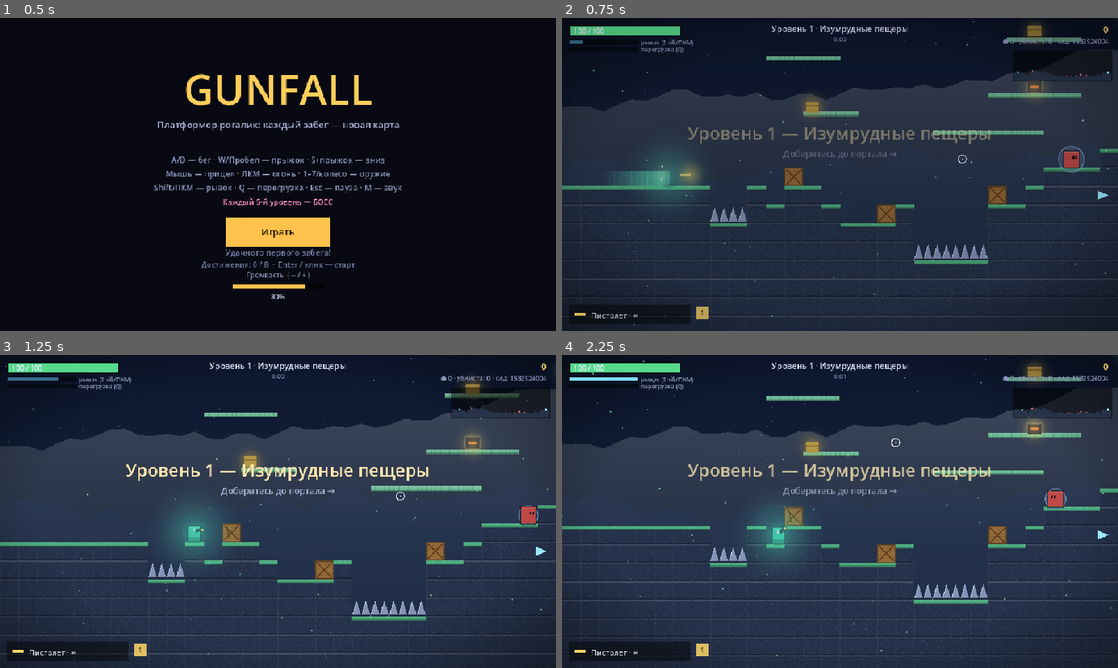
Above: before the commit, frames 1-4 (two rows, left to right).
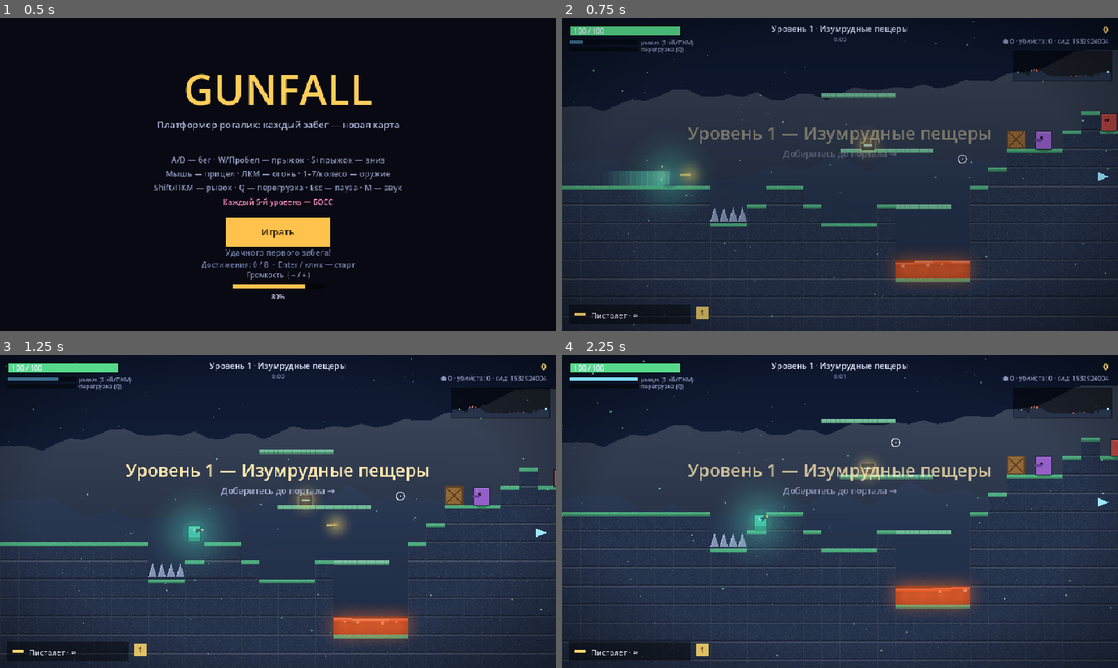
Above: after the commit, the same moments.

Repository: agent-carl/probable-enigma
Game: Godot game, scene res://Main.tscn
Same seed, same stepped clock (60 frames per second), same inputs: the game is played once before the commit and once after it.
Inputs (mouse positions are in pixels of both pictures, inside the frame that each line leads up to):
- Up to frame 1 (0.5 s): no input
- Up to frame 2 (0.75 s): tap Enter at 0.5 s; move the mouse to (962, 158) at 0.52 s; hold D from 0.53 s (still down); hold Shift from 0.53 s (still down); click (962, 158) at 0.67 s
- Up to frame 3 (1.25 s): keep holding D; keep holding Shift; tap Space at 0.77, 1.07 s
- Up to frame 4 (2.25 s): move the mouse to (728, 527) at 1.27 s; release D at 1.28 s; release Shift at 1.28 s; hold S 1.28-2.03 s; tap Q at 1.35 s; tap Space at 1.52, 1.82 s; move the mouse to (895, 442) at 2.02 s; hold D from 2.03 s (still down); tap 1 at 2.1 s

Frame 1 is identical in both runs. In frame 2, 6.2% of the frame differs, in the area x 33-100%, y 1-86%; in frame 3, 6.5%; in frame 4, 12%, in the area x 0-100%, y 2-98%.

Commit message:
Add glowing lava/acid hazard pools
Some pits now fill with lava instead of spikes (chance scales with
level). Lava is a non-blocking hazard tile: the player falls in, takes
damage and is bounced out, with splashing particles. Each theme has its
own hazard color — orange lava, green acid, blue plasma — and the pools
bubble, glow with an animated surface, and emit warm dynamic light onto
the surrounding terrain (ties into the lighting pass).

Generation keeps lava columns inside spike_cols so enemy/boss/crate
placement still avoids them; the floor tile below lava stays solid.
Passability tests updated to treat lava pits as jumpable hazards, plus a
new section covering lava generation, tile properties and overlap.

Co-Authored-By: Claude Opus 4.8 <noreply@anthropic.com>
Claude-Session: https://claude.ai/code/session_01CUUtNpiNcdpS7KL7R6tZmp

Diff:
--- a/godot/Game.gd
+++ b/godot/Game.gd
@@ -18,18 +18,19 @@
 const T_SPIKE := 3
 const T_EXIT := 4
 const T_CRATE := 5   # разрушаемый ящик (твёрдый, ломается выстрелами/взрывами)
+const T_LAVA := 6    # светящаяся лава/кислота на дне ям (урон + поджиг, не твёрдая)
 
 const THEMES := [
 	{ "name": "Изумрудные пещеры", "sky0": "#0e1830", "sky1": "#1d3250", "hill_far": "#15233c", "hill_near": "#1b2c4a",
-	  "ground": "#2c3a55", "top": "#58c98f", "plat": "#7fdcae", "spike": "#bcd0ff", "weather": "spores", "wcol": "#9ff0c0" },
+	  "ground": "#2c3a55", "top": "#58c98f", "plat": "#7fdcae", "spike": "#bcd0ff", "weather": "spores", "wcol": "#9ff0c0", "lava": "#37e0c0" },
 	{ "name": "Багровые руины", "sky0": "#180d1c", "sky1": "#3a1c33", "hill_far": "#241229", "hill_near": "#301a37",
-	  "ground": "#3d2438", "top": "#e0707a", "plat": "#f29a8e", "spike": "#ffd3c0", "weather": "embers", "wcol": "#ff9a5a" },
+	  "ground": "#3d2438", "top": "#e0707a", "plat": "#f29a8e", "spike": "#ffd3c0", "weather": "embers", "wcol": "#ff9a5a", "lava": "#ff5a2a" },
 	{ "name": "Ледяные шахты", "sky0": "#0b1426", "sky1": "#1d3a55", "hill_far": "#142339", "hill_near": "#1b2f4a",
-	  "ground": "#31415f", "top": "#8fd8f2", "plat": "#b5e8fa", "spike": "#e8f6ff", "weather": "snow", "wcol": "#e8f6ff" },
+	  "ground": "#31415f", "top": "#8fd8f2", "plat": "#b5e8fa", "spike": "#e8f6ff", "weather": "snow", "wcol": "#e8f6ff", "lava": "#3aa0ff" },
 	{ "name": "Токсичные топи", "sky0": "#0d1612", "sky1": "#1d3328", "hill_far": "#13241b", "hill_near": "#1a3124",
-	  "ground": "#2b3d31", "top": "#a8d65c", "plat": "#c6ec85", "spike": "#e9ffc9", "weather": "bubbles", "wcol": "#bff06a" },
+	  "ground": "#2b3d31", "top": "#a8d65c", "plat": "#c6ec85", "spike": "#e9ffc9", "weather": "bubbles", "wcol": "#bff06a", "lava": "#9bff3a" },
 	{ "name": "Пустынный форт", "sky0": "#1a1208", "sky1": "#3d2c14", "hill_far": "#291e0e", "hill_near": "#352813",
-	  "ground": "#4a3a20", "top": "#e6b566", "plat": "#f4ce8d", "spike": "#ffe9c2", "weather": "sand", "wcol": "#f0d29a" },
+	  "ground": "#4a3a20", "top": "#e6b566", "plat": "#f4ce8d", "spike": "#ffe9c2", "weather": "sand", "wcol": "#f0d29a", "lava": "#ff7a1a" },
 ]
 
 const WEAPONS := {
@@ -522,6 +523,7 @@
 	for x in range(8):
 		ground_y[x] = h
 	var spike_cols := {}
+	var lava_cols := {}   # ямы, залитые лавой/кислотой (подмножество spike_cols)
 	var x := 8
 	var last_pit_end := -99
 
@@ -530,10 +532,14 @@
 		if rv < 0.16 and x - last_pit_end > 7 and h + 3 < max_h:
 			var pw := _rr(r, 2, 4)
 			var depth := _rr(r, 2, 3)
+			# с уровнем растёт шанс, что яма — лавовая (опасная зона со светом)
+			var is_lava := r.randf() < minf(0.25 + 0.05 * level_num, 0.6)
 			var i := 0
 			while i < pw and x < W - 10:
 				ground_y[x] = h + depth
 				spike_cols[x] = true
+				if is_lava:
+					lava_cols[x] = true
 				i += 1
 				x += 1
 			last_pit_end = x
@@ -552,11 +558,16 @@
 				and ground_y[sx] == ground_y[sx - 1] and ground_y[sx] == ground_y[sx + 1]:
 			spike_cols[sx] = true
 
-	# заливка земли и шипов
+	# заливка земли, лавы и шипов
+	var lava_cells := []   # центры тайлов лавы (для динамического света)
 	for tx in range(W):
 		for ty in range(ground_y[tx], H):
 			grid[ty * W + tx] = T_SOLID
-		if spike_cols.has(tx):
+		if lava_cols.has(tx):
+			# поверхность дна ямы — лава; ниже остаётся твёрдый камень
+			_setc(grid, W, H, tx, ground_y[tx], T_LAVA)
+			lava_cells.append(Vector2(tx * TILE + TILE / 2.0, ground_y[tx] * TILE + TILE / 2.0))
+		elif spike_cols.has(tx):
 			_setc(grid, W, H, tx, ground_y[tx] - 1, T_SPIKE)
 
 	# --- односторонние платформы ---
@@ -895,6 +906,7 @@
 		"spawn": Vector2(2 * TILE + 6, ground_y[2] * TILE - 31),
 		"exit_px": exit_px, "enemies": enemy_list, "pickups": pickup_list,
 		"has_boss": is_boss_level, "crate_hp": crate_hp, "movers": movers, "hazards": hazards,
+		"lava_cells": lava_cells,
 	}
 
 # ============================== Доступ к карте (рантайм) ==============================
@@ -1772,6 +1784,14 @@
 	if P.inv <= 0 and overlaps_tile(P, T_SPIKE):
 		P.vy = -9.0
 		hurt_player(15, 0)
+	if P.inv <= 0 and overlaps_tile(P, T_LAVA):
+		P.vy = -8.0   # выталкивает наверх, чтобы можно было выбраться
+		hurt_player(12, 0)
+		var lcol: Color = th.get("lava", Color("#ff5a2a"))
+		for _i in range(6):
+			parts.append({ "x": P.x + P.w / 2.0 + (rng.randf() - 0.5) * P.w, "y": P.y + P.h,
+				"vx": (rng.randf() - 0.5) * 1.5, "vy": -1.5 - rng.randf() * 2.0,
+				"life": 16.0 + rng.randf() * 8.0, "color": lcol, "size": 2.0 + rng.randf() * 2.0, "grav": 0.06 })
 	if overlaps_tile(P, T_EXIT):
 		if boss_alive:
 			if tick % 45 == 0:
@@ -2552,6 +2572,12 @@
 	# чтобы свет-пятна читались как настоящее освещение (не размывая HUD)
 	var amb: Color = th.get("amb", Color(0.04, 0.05, 0.10))
 	draw_rect(Rect2(0, 0, VW, VH), Color(amb.r, amb.g, amb.b, 0.16))
+	# лава/кислота — тёплый свет от каждого тайла (с отсечением за экраном)
+	if not level.is_empty():
+		var lcol: Color = th.get("lava", Color(1, 0.45, 0.2))
+		var lflick := 0.42 + 0.08 * sin(tick * 0.2)
+		for lp in level.get("lava_cells", []):
+			_light(lp, 44.0, lcol, lflick)
 	# портал — крупный пульсирующий маяк
 	if not level.is_empty():
 		var ep: Vector2 = level.exit_px
@@ -2669,6 +2695,20 @@
 				draw_line(Vector2(px, py + TILE), Vector2(px + 8, py + 6), lit, 1.5)
 				draw_line(Vector2(px + 16, py + TILE), Vector2(px + 24, py + 6), lit, 1.5)
 				draw_rect(Rect2(px, py + TILE - 3, TILE, 3), th.ground.darkened(0.12))
+			elif t == T_LAVA:
+				var lc: Color = th.get("lava", Color("#ff5a2a"))
+				# тело лавы (тёмное снизу → яркое сверху)
+				draw_rect(Rect2(px, py, TILE, TILE), lc.darkened(0.45))
+				draw_rect(Rect2(px, py + 6, TILE, TILE - 6), lc.darkened(0.25))
+				# волнистая светящаяся поверхность
+				var wob := sin(tick * 0.12 + tx * 0.9) * 2.0
+				draw_rect(Rect2(px, py + 4 + wob, TILE, 4), lc)
+				draw_rect(Rect2(px, py + 3 + wob, TILE, 2), lc.lightened(0.4))
+				# пузырьки
+				var bx := px + 6 + fmod(tx * 11 + tick * 0.2, TILE - 12)
+				var bb := 2.0 + sin(tick * 0.18 + tx) * 1.2
+				if bb > 1.6:
+					draw_circle(Vector2(bx, py + 9 + wob), bb, lc.lightened(0.5))
 			elif t == T_CRATE:
 				var idx: int = ty * level.W + tx
 				var chp: float = level.crate_hp.get(idx, 24)
--- a/godot/Test.gd
+++ b/godot/Test.gd
@@ -44,9 +44,11 @@
 
 			# проходимость: перепады и ямы
 			var run_start := -1
+			var T_LAVA_g := 6
 			for x in range(1, W):
-				var spike_here := grid[(gy[x] - 1) * W + x] == T_SPIKE
-				var spike_prev := grid[(gy[x - 1] - 1) * W + (x - 1)] == T_SPIKE
+				# опасная колонка-яма: шип над землёй ИЛИ лава на поверхности дна
+				var spike_here := grid[(gy[x] - 1) * W + x] == T_SPIKE or grid[gy[x] * W + x] == T_LAVA_g
+				var spike_prev := grid[(gy[x - 1] - 1) * W + (x - 1)] == T_SPIKE or grid[gy[x - 1] * W + (x - 1)] == T_LAVA_g
 				if spike_here and not spike_prev:
 					run_start = x
 				if not spike_here and spike_prev and run_start > 0:
@@ -866,6 +868,49 @@
 	_ok(int(front.burn) > 0, "flamethrower ignites enemy in cone")
 	_ok(behind.hp == 100, "flamethrower spares enemy outside cone")
 
+	# ---------- 30. Лава/кислота (генерация + свойства тайла + урон) ----------
+	var T_LAVA := 6
+	var T_SOLID_l := 1
+	var lava_levels := 0
+	var lava_cell_ok := true
+	var sample_level: Dictionary = {}
+	for s in range(1, 121):
+		var L: Dictionary = game.generate_level(s * 6311 + 3, 3 + (s % 4))
+		var lc: Array = L.get("lava_cells", [])
+		if lc.size() > 0:
+			lava_levels += 1
+			if sample_level.is_empty():
+				sample_level = L
+			# каждый записанный центр лавы реально является тайлом лавы,
+			# не твёрдый, и под ним камень (нельзя провалиться насквозь)
+			for p in lc:
+				var tx := int(p.x / 32)
+				var ty := int(p.y / 32)
+				var W: int = L.W
+				if L.grid[ty * W + tx] != T_LAVA:
+					lava_cell_ok = false
+				if L.grid[(ty + 1) * W + tx] != T_SOLID_l:
+					lava_cell_ok = false
+	_ok(lava_levels > 0, "lava pits generate across seeds (%d/120 levels)" % lava_levels)
+	_ok(lava_cell_ok, "every lava cell is T_LAVA with solid floor below")
+	_ok(not game.is_blocking(T_LAVA), "lava is not a blocking tile (player can fall in)")
+	# определение пересечения игрока с лавой
+	if not sample_level.is_empty():
+		game.level = sample_level
+		var lp0: Vector2 = sample_level.lava_cells[0]
+		var pl: Dictionary = game.make_player()
+		pl.x = lp0.x - pl.w / 2.0
+		pl.y = lp0.y - pl.h / 2.0
+		_ok(game.overlaps_tile(pl, T_LAVA), "overlaps_tile detects player in lava")
+		var pl2: Dictionary = game.make_player()
+		pl2.x = lp0.x + 4000.0
+		pl2.y = lp0.y
+		_ok(not game.overlaps_tile(pl2, T_LAVA), "player far from lava does not overlap")
+	# детерминизм лавы
+	var La: Dictionary = game.generate_level(987654, 4)
+	var Lb: Dictionary = game.generate_level(987654, 4)
+	_ok(La.lava_cells.size() == Lb.lava_cells.size(), "lava generation is deterministic")
+
 	if failures == 0:
 		print("\nALL TESTS PASSED")
 	else:
Not shown, changed: README.md
Not shown, changed: godot/README.md
